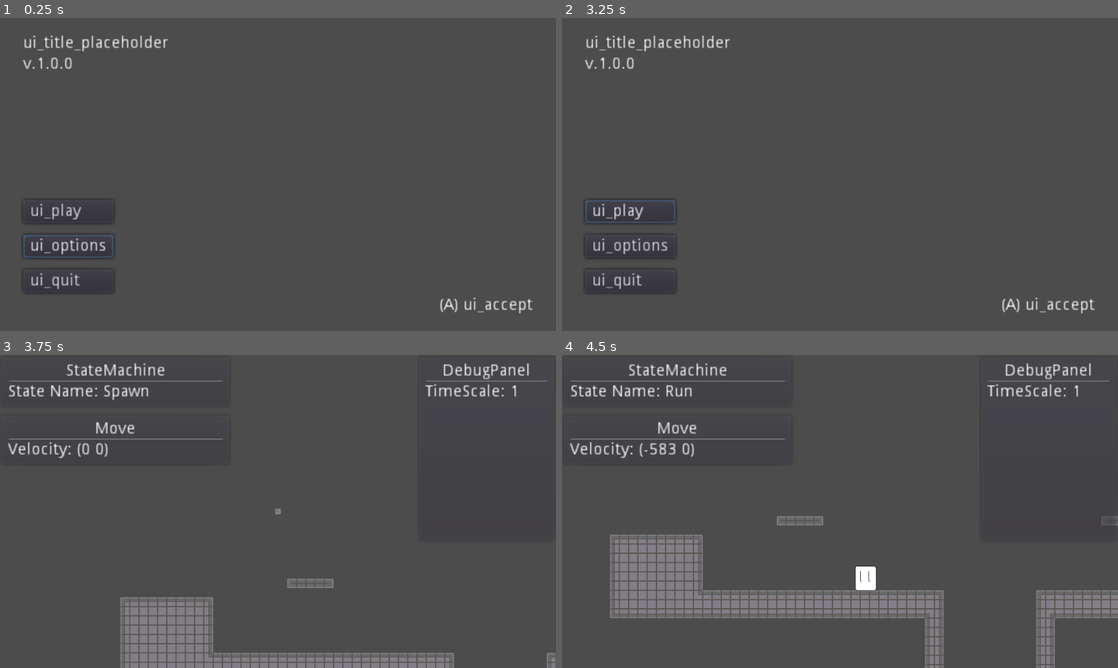
Above: before the commit, frames 1-4 (two rows, left to right).
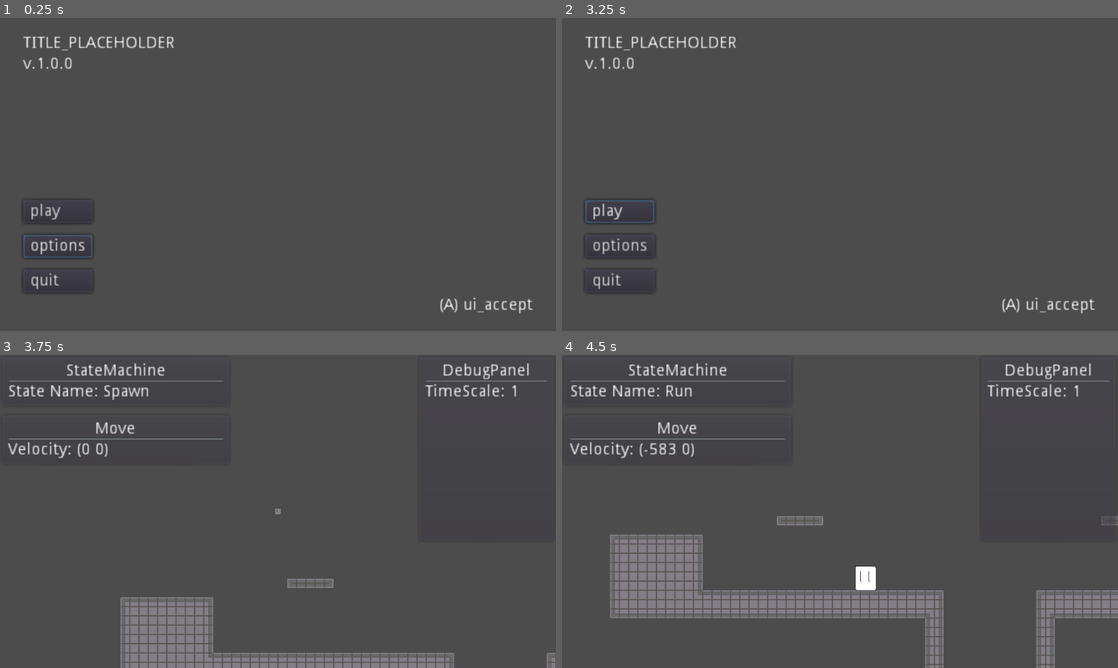
Above: after the commit, the same moments.

Repository: Levrault/Levrault-s-2D-platformer-starter
Game: Godot game, scene res://src/UI/MainMenu.tscn
Two runs of this game, one before a commit and one after it. Both use one fixed random seed, a clock stepped at 60 frames per second and the inputs below. This scene is started directly instead of the project's main scene.
Inputs (mouse positions are in pixels of both pictures, inside the frame that each line leads up to):
- Up to frame 1 (0.25 s): no input
- Up to frame 2 (3.25 s): click "ui_options" (after the commit: "options") at 0.5 s; click "ui_play" (after the commit: "play") at 1.25 s; click "ui_play" (after the commit: "play") at 2 s; move the mouse to (962, 158) at 2.77 s; hold D (move_right) from 2.78 s (still down); tap E (attack) at 2.85 s; click (962, 158) at 2.92 s; tap W (move_up) at 3.02 s
- Up to frame 3 (3.75 s): keep holding D (move_right); tap Enter at 3.5 s; move the mouse to (166, 527) at 3.52 s; tap F (dash) at 3.6 s
- Up to frame 4 (4.5 s): tap Space (jump) at 3.77 s; move the mouse to (895, 442) at 4.27 s; release D (move_right) at 4.28 s; hold A (move_left) from 4.28 s (still down); hold Shift (sprint) from 4.28 s (still down)

The runs differ from the first frame. In frame 1, 1.2% of the frame differs, in the area x 4-32%, y 5-88%; in frame 2, 1.2%; in frame 3, nothing differs; in frame 4, nothing differs.

Commit message:
feat(ui) add basic label translation

Diff:
--- a/i18n.csv
+++ b/i18n.csv
@@ -0,0 +1,20 @@
+,en,fr
+ui_back, "back", "retour"
+ui_controller_rumble,"Rumble","Vibration"
+ui_general_volume,"General Volume","Volume général"
+ui_music_volume,"Music","Musique"
+ui_options,"options","options"
+ui_options_audio,"Audio","Audio"
+ui_options_controller_mapping,"Controller","Manette"
+ui_options_game,"Game","Jeu"
+ui_options_keyboard,"Keyboard","Clavier"
+ui_options_video,"Video's Settings","Paramètres Vidéo"
+ui_play,"play","jouer"
+ui_quit,"quit","quitter"
+ui_reset_default,"Reset default","Réinitialiser"
+ui_save,"save","sauvegarder"
+ui_text_language,"Language","Langue"
+ui_sfx_volume,"SFX","SFX"
+ui_vsync,"VSYNC","VSYNC"
+ui_display_mode,"Display mode","Mode d'affichage"
+ui_display_resolution,"Display","Affichage"
--- a/project.godot
+++ b/project.godot
@@ -226,6 +226,7 @@
 [locale]
 
 locale_filter=[ 0, [ "fr" ] ]
+translations=PoolStringArray( "res://i18n.en.translation", "res://i18n.fr.translation" )
 
 [rendering]
 
--- a/src/UI/Options/VideoOptionsMenu.tscn
+++ b/src/UI/Options/VideoOptionsMenu.tscn
@@ -37,12 +37,12 @@
 
 [node name="Label" type="Label" parent="Wrapper/Page/Contents/HBoxContainer2" index="0"]
 margin_top = 4.0
-margin_right = 109.0
+margin_right = 106.0
 margin_bottom = 18.0
-text = "ui_window_mode"
+text = "ui_display_mode"
 
 [node name="WindowMode" parent="Wrapper/Page/Contents/HBoxContainer2" index="1" instance=ExtResource( 2 )]
-margin_left = 113.0
+margin_left = 110.0
 margin_right = 440.0
 key = "window_mode"
 items = [ "fullscreen", "borderless", "windowed" ]
@@ -57,12 +57,12 @@
 
 [node name="Label" type="Label" parent="Wrapper/Page/Contents/HBoxContainer3" index="0"]
 margin_top = 4.0
-margin_right = 63.0
+margin_right = 134.0
 margin_bottom = 18.0
-text = "ui_display"
+text = "ui_display_resolution"
 
 [node name="Display" parent="Wrapper/Page/Contents/HBoxContainer3" index="1" instance=ExtResource( 2 )]
-margin_left = 67.0
+margin_left = 138.0
 margin_right = 440.0
 key = "resolution"
 items = [ "1920x1080", "1366x768", "800x600", "960x540", "640x480", "480x270" ]
--- a/src/UI/TitleScreen.tscn
+++ b/src/UI/TitleScreen.tscn
@@ -7,6 +7,9 @@
 
 [node name="TitleScreen" instance=ExtResource( 1 )]
 default_field_to_focus = NodePath("Wrapper/Page/Contents/Play")
+
+[node name="Title" parent="Wrapper/Page" index="0"]
+text = "TITLE_PLACEHOLDER"
 
 [node name="Label" type="Label" parent="Wrapper/Page" index="1"]
 margin_top = 18.0
Not shown, changed: i18n.csv.import
Binary file added: i18n.en.translation
Binary file added: i18n.fr.translation
